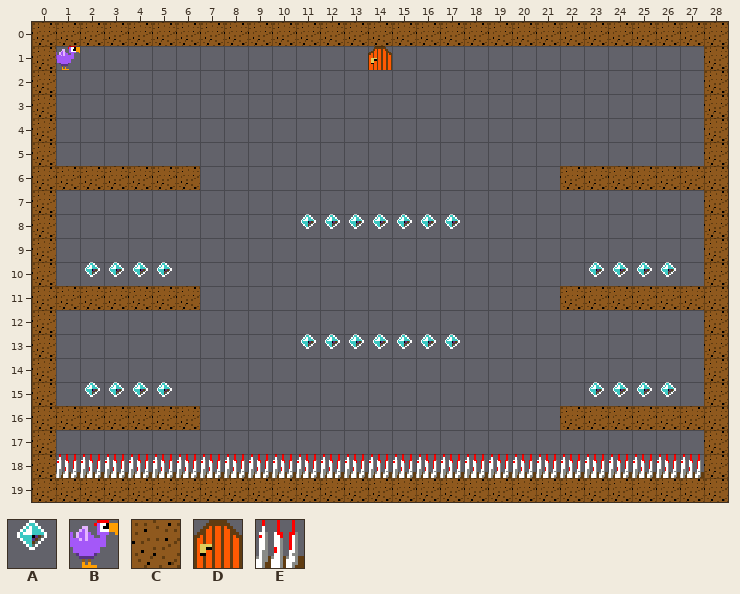
Level history. Tiled map (JSON): src/levels/level-10.tmj. That is the earlier state.
Cells are 16x16 px. Shown: x 0..28, y 0..19.
Key: from "LittleJS Platformer": A 0, B 2, C 5, D 6, E 7.
_ is an empty cell.
Layer "Foreground" before, first column x 0:
 0 CCCCCCCCCCCCCCCCCCCCCCCCCCCCC
 1 CB____________D_____________C
 2 C___________________________C
 3 C___________________________C
 4 C___________________________C
 5 C___________________________C
 6 CCCCCCC_______________CCCCCCC
 7 C___________________________C
 8 C__________AAAAAAA__________C
 9 C___________________________C
10 C_AAAA_________________AAAA_C
11 CCCCCCC_______________CCCCCCC
12 C___________________________C
13 C__________AAAAAAA__________C
14 C___________________________C
15 C_AAAA_________________AAAA_C
16 CCCCCCC_______________CCCCCCC
17 C___________________________C
18 CEEEEEEEEEEEEEEEEEEEEEEEEEEEC
19 CCCCCCCCCCCCCCCCCCCCCCCCCCCCC
The same view after the edit:
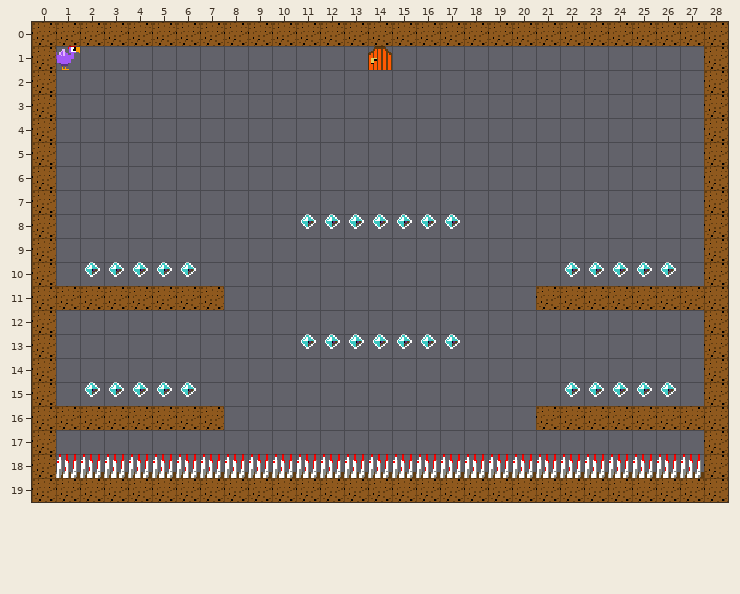
What changed:
Changed rows in their new state; . is an unchanged cell.
Layer "Foreground":
first column x 1:
 6 ______...............______
first column x 6:
10 A...............A
11 .C.............C.
first column x 6:
15 A...............A
16 .C.............C.
Where, in picture pixels (left, top, right, bottom), the same in both pictures:
removed: (56, 166, 200, 190)
removed: (560, 166, 704, 190)
added: (181, 262, 224, 310)
added: (536, 262, 580, 310)
added: (181, 382, 224, 430)
added: (536, 382, 580, 430)
